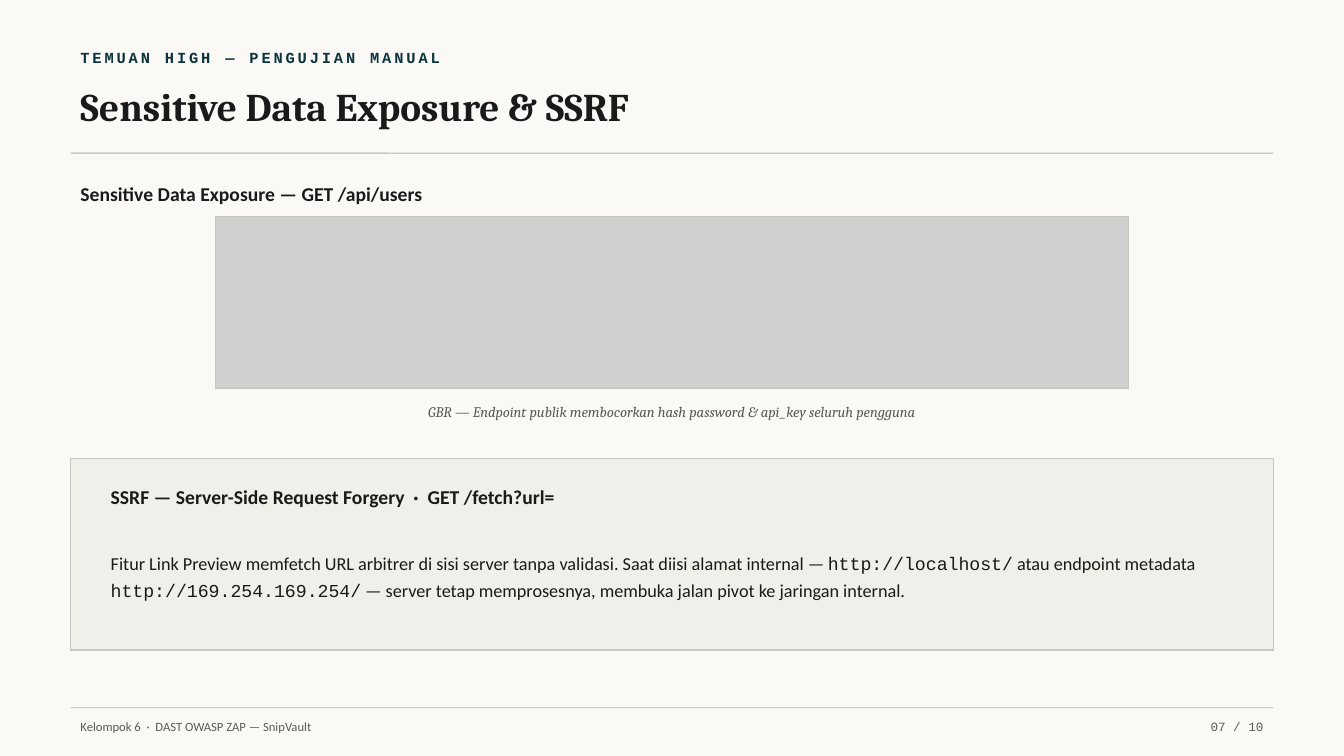
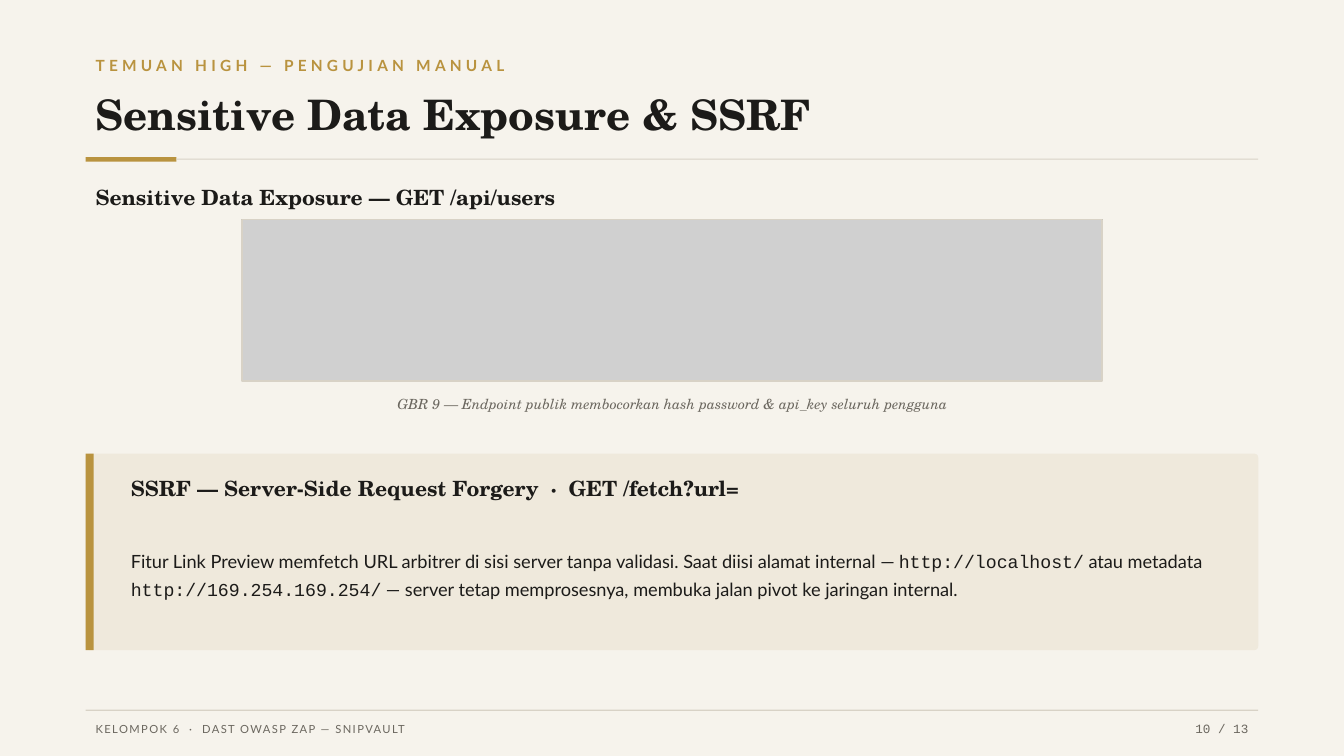
Before and after one commit to FirmansyahDzakwanArifien/DevSecOPS, a slide deck: slide 10 of Kelompok-6_DAST_P6/Kelompok-6_DAST_P6_Presentasi.pptx (slide 7 before the commit). Drawn at 1344x756 pixels with LibreOffice and Linux fonts; fonts in the diff are those of the drawing; grey boxes stand for pictures. Boxes give left, top, right and bottom in pixels: in the first picture for what was removed or moved away, otherwise in the second. Text is boxed around its words. In the diff, an @@ line names an element or a change of style, - is before the commit and + after.

Commit message:
style: redesain slide DAST (Georgia Pro + Segoe UI), tambah capture & slide GitHub Actions ZAP

```diff
--- a/Kelompok-6_DAST_P6/Kelompok-6_DAST_P6_Presentasi.pptx
+++ b/Kelompok-6_DAST_P6/Kelompok-6_DAST_P6_Presentasi.pptx
@@ background #FAF9F6 to #F6F3EC @@
@@ text "TEMUAN HIGH — PENGUJIAN MANUAL": place and size @@
-text "TEMUAN HIGH — PENGUJIAN MANUAL" at [80, 52, 440, 63]
+text "TEMUAN HIGH — PENGUJIAN MANUAL" at [96, 59, 504, 71]
@@ text "TEMUAN HIGH — PENGUJIAN MANUAL" at [96, 59, 504, 71]: font Courier New to Lato, text colour #0C343D to #B9933F, letter spacing 2 to 3 pt @@
@@ text "Sensitive Data Exposure & SSRF": place and size @@
-text "Sensitive Data Exposure & SSRF" at [80, 94, 629, 130]
+text "Sensitive Data Exposure & SSRF" at [96, 99, 811, 139]
@@ text "Sensitive Data Exposure & SSRF" at [96, 99, 811, 139]: size 28 to 30 pt, font Cambria to TeX Gyre Schola, text colour #1A1A1A to #1C1B19 @@
@@ line removed from (71, 153) to (1273, 153) @@
@@ rectangle added at [86, 157, 176, 161], fill #B9933F @@
@@ rectangle added at [176, 158, 1258, 159], fill #D8D2C6 @@
@@ text "Sensitive Data Exposure — GET ...": place and size @@
-text "Sensitive Data Exposure — GET ..." at [80, 187, 422, 204]
+text "Sensitive Data Exposure — GET ..." at [96, 189, 555, 210]
@@ text "Sensitive Data Exposure — GET ..." at [96, 189, 555, 210]: size 14 to 15 pt, font Calibri to TeX Gyre Schola, text colour #1A1A1A to #1C1B19 @@
@@ picture: place and size @@
-picture at [215, 217, 1129, 388]
+picture at [242, 220, 1102, 381]
@@ rectangle: place and size @@
-rectangle at [215, 217, 1129, 388]
+rectangle at [242, 220, 1102, 381]
@@ rectangle at [242, 220, 1102, 381]: outline #CBC7BE 0.75 pt to #D8D2C6 1 pt @@
@@ text at [397, 399, 947, 412]: text changed; size 10.5 to 10 pt; font Cambria to TeX Gyre Schola; text colour #5B5B55 to #6B675F @@
-GBR — Endpoint publik membocorkan hash password & api_key seluruh pengguna
+GBR 9 — Endpoint publik membocorkan hash password & api_key seluruh pengguna
@@ rectangle removed at [71, 459, 1273, 650] @@
@@ rounded rectangle added at [86, 454, 1258, 650], fill #EFE9DC @@
@@ rectangle added at [86, 454, 94, 650], fill #B9933F @@
@@ text "SSRF — Server-Side Request Forgery ..." at [131, 480, 739, 501]: size 14 to 15 pt, font Calibri to TeX Gyre Schola, text colour #1A1A1A to #1C1B19 @@
@@ text "SSRF — Server-Side Request Forgery ...": place and size @@
-text "SSRF — Server-Side Request Forgery ..." at [111, 490, 555, 508]
+text "SSRF — Server-Side Request Forgery ..." at [131, 480, 739, 501]
@@ text at [131, 554, 1203, 600]: text changed; font Calibri to Lato; text colour #1A1A1A to #1C1B19 @@
-Fitur Link Preview memfetch URL arbitrer di sisi server tanpa validasi. Saat diisi alamat internal — http://localhost/ atau endpoint metadata http://169.254.169.254/ — server tetap memprosesnya, membuka jalan pivot ke jaringan internal.
+Fitur Link Preview memfetch URL arbitrer di sisi server tanpa validasi. Saat diisi alamat internal — http://localhost/ atau metadata http://169.254.169.254/ — server tetap memprosesnya, membuka jalan pivot ke jaringan internal.
@@ line removed from (71, 708) to (1273, 708) @@
@@ rectangle added at [86, 710, 1258, 711], fill #D8D2C6 @@
@@ text at [173, 725, 179, 733]: text changed; size 9 to 8 pt; font Calibri to Lato; text colour #5B5B55 to #6B675F @@
-Kelompok 6 · DAST OWASP ZAP — SnipVault
+KELOMPOK 6 · DAST OWASP ZAP — SNIPVAULT
@@ text at [1195, 724, 1248, 733]: text changed; text colour #5B5B55 to #6B675F @@
-07 / 10
+10 / 13
```
Also in this commit, not shown: 8 other slides changed, 4 slides added, 1 slide removed.
